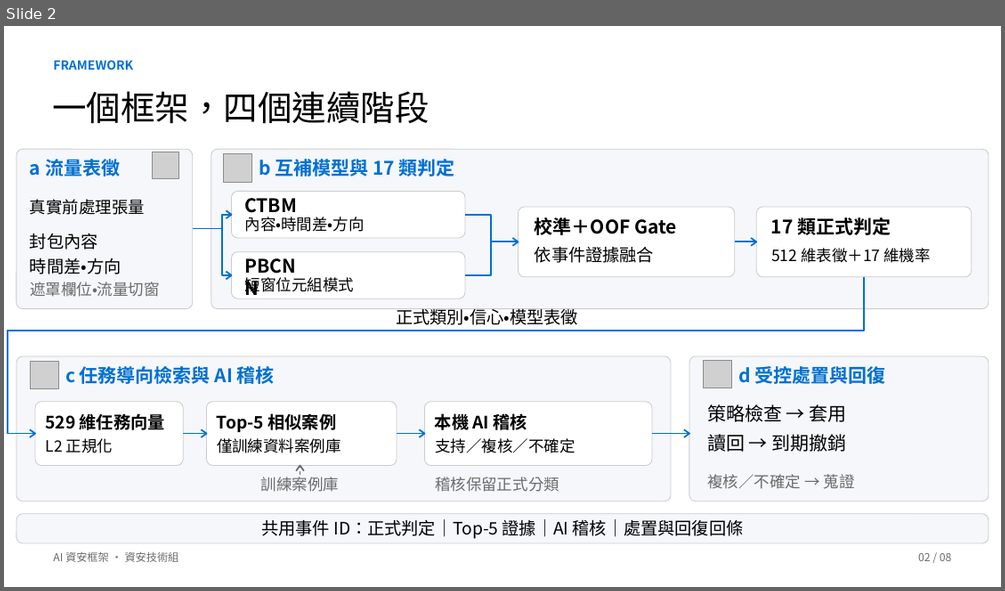
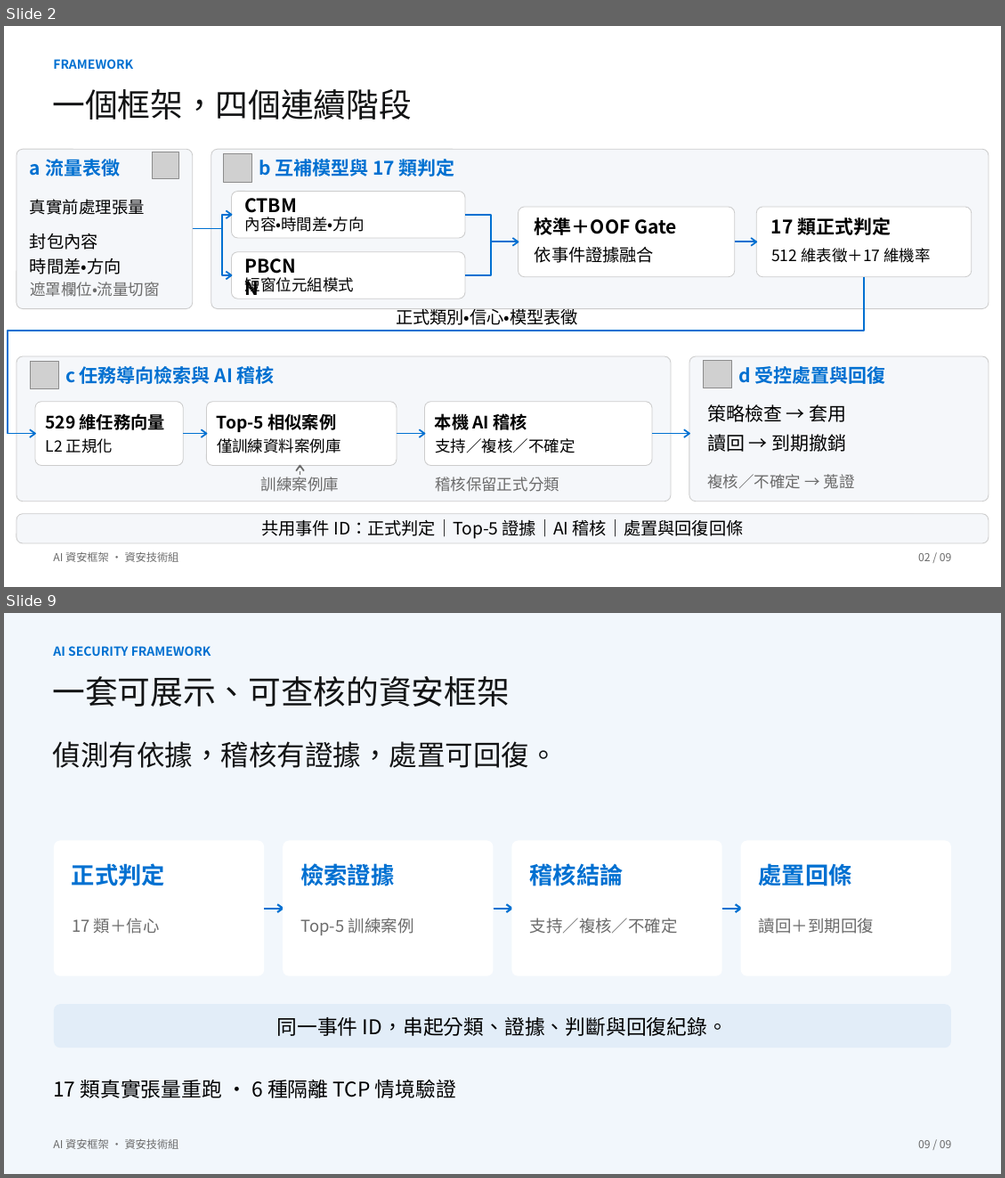
Before and after one commit to Lily09-project/innoserve-competition, a slide deck: deliverables/決賽簡報_AI資安框架.pptx. Shown one above the other, each under a label of ours: slide 2 before the commit, slides 2 and 9 after it; the slides between them are not shown. The pictures are 1005x591 and 1005x1178 pixels, drawn with LibreOffice and Linux fonts; fonts in the diff are those of the drawing; grey boxes stand for pictures. Boxes give left, top, right and bottom in pixels: in the first picture for what was removed or moved away, otherwise in the second. Text is boxed around its words. In the diff, an @@ line names an element or a change of style, - is before the commit and + after.

```diff
--- a/deliverables/決賽簡報_AI資安框架.pptx
+++ b/deliverables/決賽簡報_AI資安框架.pptx
@@ slide 9 added at <box>4,613,1001,1174</box>, background #F2F7FC @@
@@ text added at <box>53,646,211,656</box>, 12 pt, text #0070D1, bold @@
+AI SECURITY FRAMEWORK
@@ text added at <box>53,676,510,706</box>, 31.5 pt, text #121314 @@
+一套可展示、可查核的資安框架
@@ group added at <box>53,741,952,1098</box>: 11 texts, 6 freeform shapes, 5 rounded rectangles @@
+偵測有依據，稽核有證據，處置可回復。
+正式判定
+17 類＋信心
+檢索證據
+Top-5 訓練案例
+稽核結論
+支持／複核／不確定
+處置回條
+讀回＋到期回復
+同一事件 ID，串起分類、證據、判斷與回復紀錄。
+17 類真實張量重跑 · 6 種隔離 TCP 情境驗證
@@ text added at <box>53,1139,179,1149</box>, 10.5 pt, text #6B6B6B @@
+AI 資安框架 · 資安技術組
@@ text added at <box>918,1140,952,1148</box>, 10.5 pt, text #6B6B6B @@
+09 / 09
@@ slide 2 changed as well @@
@@ text "一個框架，四個連續階段" at <box>53,89,412,119</box>: size 33 to 31.5 pt, text colour #000000 to #121314 @@
```
Also in this commit, not shown: 6 other slides changed, 1 other slide added, 1 slide removed, 27 other files.
